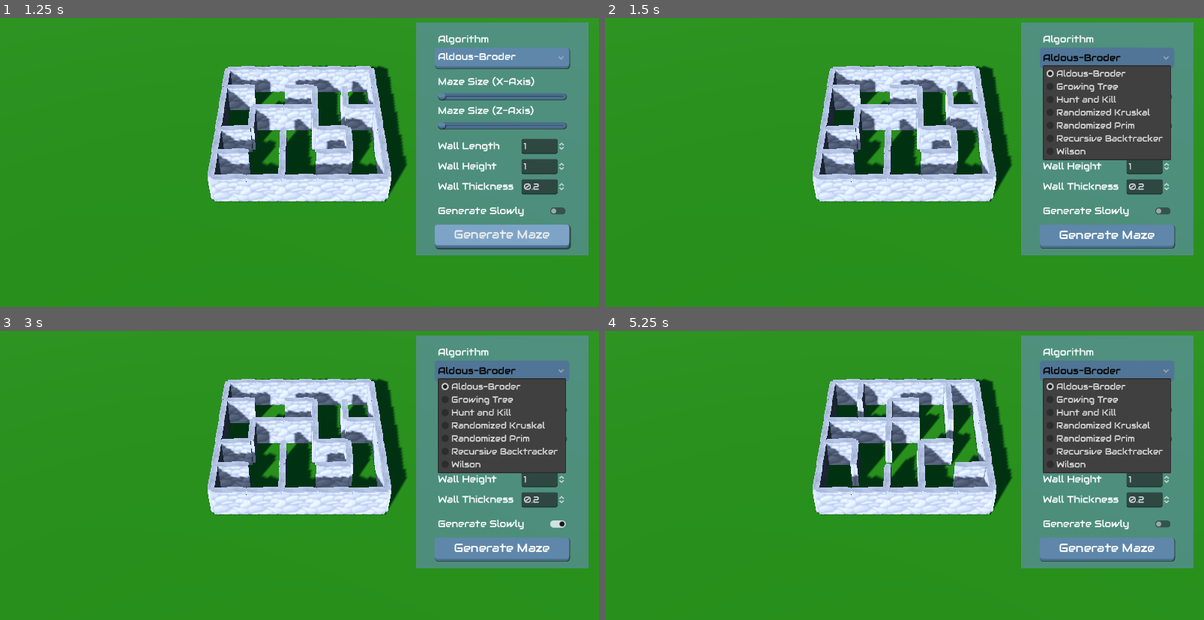
Above: before the commit, frames 1-4 (two rows, left to right).
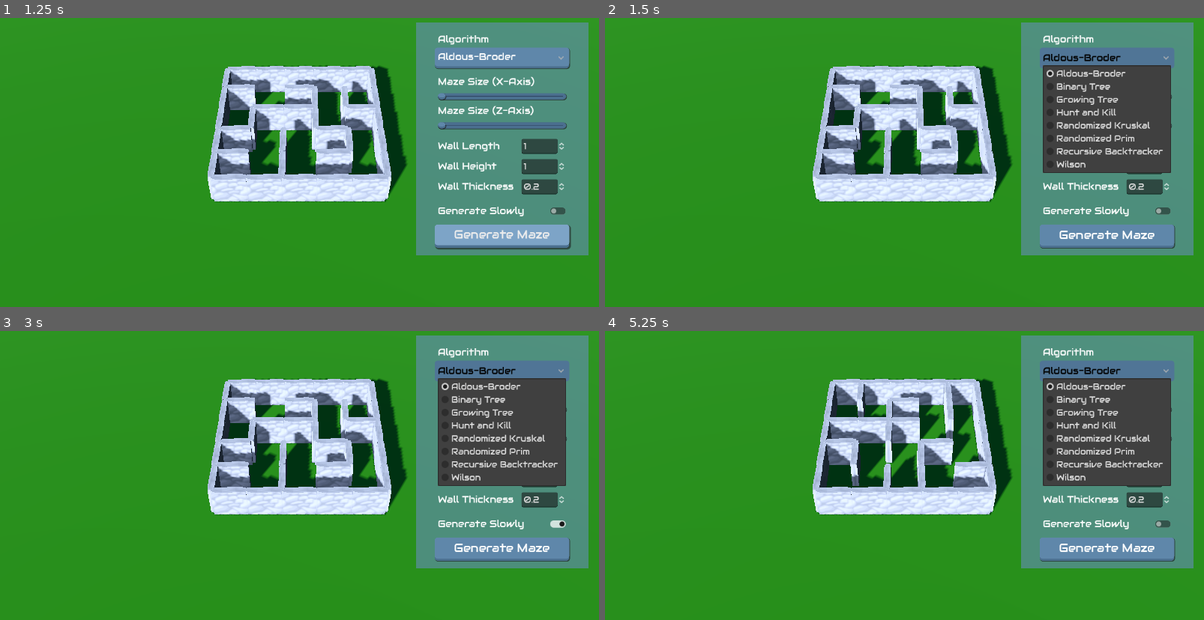
Above: after the commit, the same moments.

Repository: GuiBDBello/godot-maze-generator
Game: Godot game, scene res://scenes/playable/game.tscn
The game is run twice, just before and just after one commit, with the same random seed, the same clock (stepped at 60 frames per second) and the same inputs.
Inputs (mouse positions are in pixels of both pictures, inside the frame that each line leads up to):
- Up to frame 1 (1.25 s): click "Generate Maze" at 0.5 s
- Up to frame 2 (1.5 s): click "Aldous-Broder" at 1.25 s
- Up to frame 3 (3 s): click (557, 524) at 2 s; click "Aldous-Broder" at 2.75 s
- Up to frame 4 (5.25 s): click (1162, 524) at 3.5 s; click "Generate Maze" at 4.25 s; click "Aldous-Broder" at 5 s

Frame 1 is identical in both runs. In frame 2, 1.7% of the frame differs, in the area x 73-95%, y 22-54%; in frame 3, 1.7%; in frame 4, 1.7%.

Commit message:
Add Binary Tree maze generation algorithm

Diff:
--- /dev/null
+++ b/scenes/maze/maze_generator/binary_tree/binary_tree.gd
@@ -0,0 +1,34 @@
+extends MazeGenerator
+
+
+func _ready() -> void:
+	rng.randomize()
+
+
+func generate_maze(maze: Maze, is_generated_slowly: bool) -> void:
+	super.center_maze_on_screen(maze)
+
+	var maze_grid: Array[Array] = super.generate_grid(maze)
+
+	for x: int in range(maze.width):
+		for y: int in range(maze.height):
+			self.carve_passage(maze_grid, x, y)
+
+			if is_generated_slowly:
+				await get_tree().create_timer(0.05).timeout
+
+
+func carve_passage(maze_grid: Array[Array], x: int, y: int) -> void:
+	var directions: Array[String] = []
+	if x > 0:
+		directions.append("west")
+	if y > 0:
+		directions.append("north")
+
+	if directions.size() > 0:
+		var direction: String = directions[rng.randi_range(0, directions.size() - 1)]
+
+		if direction == "west":
+			super.remove_walls_between(maze_grid[x][y], maze_grid[x - 1][y])
+		elif direction == "north":
+			super.remove_walls_between(maze_grid[x][y], maze_grid[x][y - 1])
--- /dev/null
+++ b/scenes/maze/maze_generator/binary_tree/binary_tree.tscn
@@ -0,0 +1,6 @@
+[gd_scene load_steps=2 format=3 uid="uid://cifdy21e5if2a"]
+
+[ext_resource type="Script" path="res://scenes/maze/maze_generator/binary_tree/binary_tree.gd" id="1_hebk5"]
+
+[node name="Binary Tree" type="Node3D"]
+script = ExtResource("1_hebk5")
--- a/scenes/maze/maze_generator/hunt_and_kill/hunt_and_kill.gd
+++ b/scenes/maze/maze_generator/hunt_and_kill/hunt_and_kill.gd
@@ -38,8 +38,8 @@
 
 
 func hunt_for_next_cell(maze_grid: Array[Array]) -> MazeCell:
-	for y: int in range(maze_grid.size()):
-		for x: int in range(maze_grid[y].size()):
+	for x: int in range(maze_grid.size()):
+		for y: int in range(maze_grid[x].size()):
 			var cell: MazeCell = maze_grid[x][y]
 			if not cell.is_visited:
 				var neighbours: Array[MazeCell] = super.find_neighbours(cell, maze_grid)
@@ -48,18 +48,3 @@
 						super.remove_walls_between(cell, neighbour)
 						return cell
 	return null
-
-
-func remove_walls_between(cell1: MazeCell, cell2: MazeCell) -> void:
-	if cell1.grid_position_x < cell2.grid_position_x:
-		cell1.wall_east.queue_free()
-		cell2.wall_west.queue_free()
-	elif cell1.grid_position_x > cell2.grid_position_x:
-		cell1.wall_west.queue_free()
-		cell2.wall_east.queue_free()
-	elif cell1.grid_position_y < cell2.grid_position_y:
-		cell1.wall_south.queue_free()
-		cell2.wall_north.queue_free()
-	elif cell1.grid_position_y > cell2.grid_position_y:
-		cell1.wall_north.queue_free()
-		cell2.wall_south.queue_free()
--- a/scenes/playable/game.tscn
+++ b/scenes/playable/game.tscn
@@ -1,10 +1,11 @@
-[gd_scene load_steps=20 format=3 uid="uid://b5ptabdfgohvv"]
+[gd_scene load_steps=21 format=3 uid="uid://b5ptabdfgohvv"]
 
 [ext_resource type="Script" path="res://scenes/playable/game.gd" id="1_fpj1e"]
 [ext_resource type="PackedScene" uid="uid://82b172eq2ayj" path="res://scenes/maze/maze_generator/randomized_kruskal/randomized_kruskal.tscn" id="2_qtd5j"]
 [ext_resource type="PackedScene" uid="uid://c2vh3d2n372po" path="res://scenes/maze/maze_generator/recursive_backtracker/recursive_backtracker.tscn" id="2_t4y1x"]
 [ext_resource type="Shader" path="res://shaders/sky.gdshader" id="2_twyl1"]
 [ext_resource type="PackedScene" uid="uid://cc3km6e3rn7ns" path="res://scenes/maze/maze_generator/aldous_broder/aldous_broder.tscn" id="3_6krv0"]
+[ext_resource type="PackedScene" uid="uid://cifdy21e5if2a" path="res://scenes/maze/maze_generator/binary_tree/binary_tree.tscn" id="3_8cen6"]
 [ext_resource type="PackedScene" uid="uid://c82tyr8blvkd4" path="res://scenes/maze/maze_generator/growing_tree/growing_tree.tscn" id="3_dpr5q"]
 [ext_resource type="PackedScene" uid="uid://bu4p41yghtvlt" path="res://scenes/maze/maze_generator/wilson/wilson.tscn" id="3_shqtx"]
 [ext_resource type="PackedScene" uid="uid://dijfp5dwsy1st" path="res://scenes/maze/maze_generator/hunt_and_kill/hunt_and_kill.tscn" id="3_ttew8"]
@@ -41,7 +42,7 @@
 
 [node name="Game" type="Node"]
 script = ExtResource("1_fpj1e")
-maze_generation_algorithms = Array[PackedScene]([ExtResource("3_6krv0"), ExtResource("3_dpr5q"), ExtResource("3_ttew8"), ExtResource("2_qtd5j"), ExtResource("6_wse3y"), ExtResource("2_t4y1x"), ExtResource("3_shqtx")])
+maze_generation_algorithms = Array[PackedScene]([ExtResource("3_6krv0"), ExtResource("3_8cen6"), ExtResource("3_dpr5q"), ExtResource("3_ttew8"), ExtResource("2_qtd5j"), ExtResource("6_wse3y"), ExtResource("2_t4y1x"), ExtResource("3_shqtx")])
 
 [node name="Scenario" type="Node" parent="."]
 
